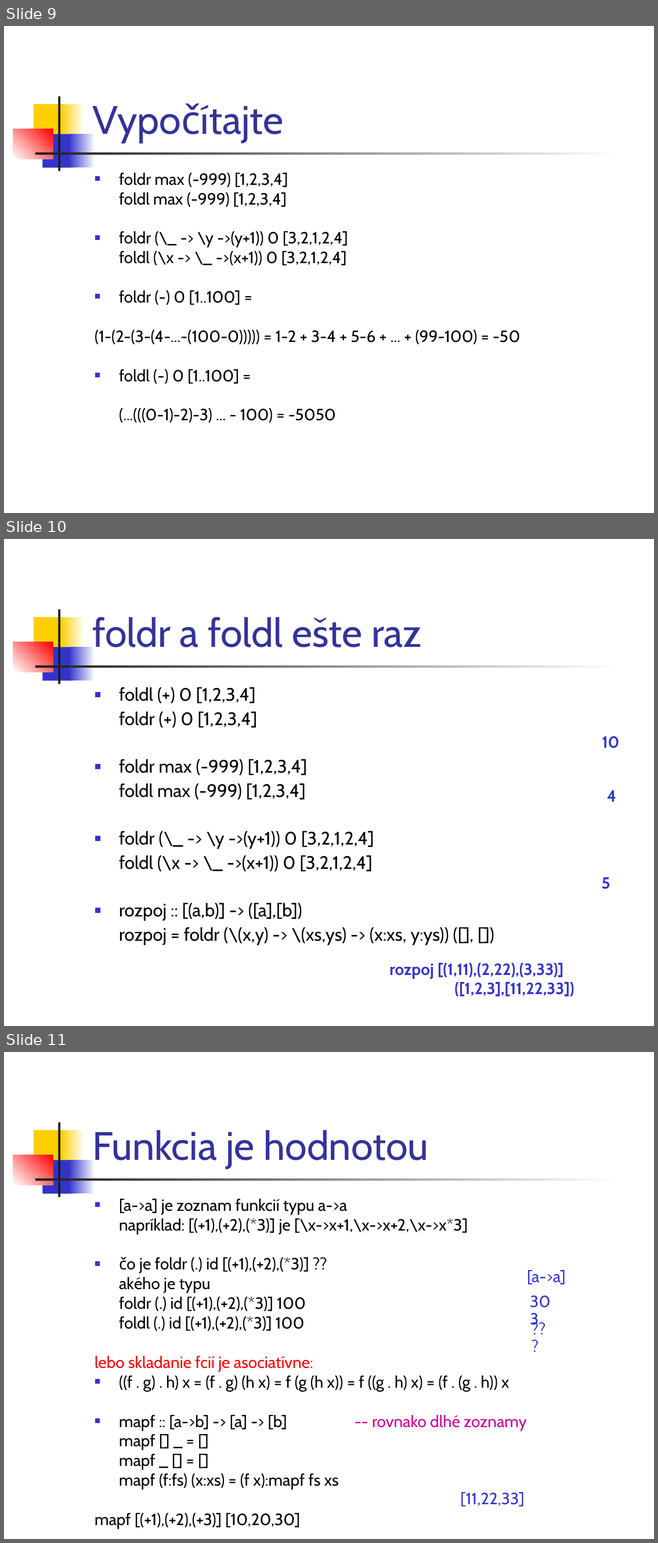
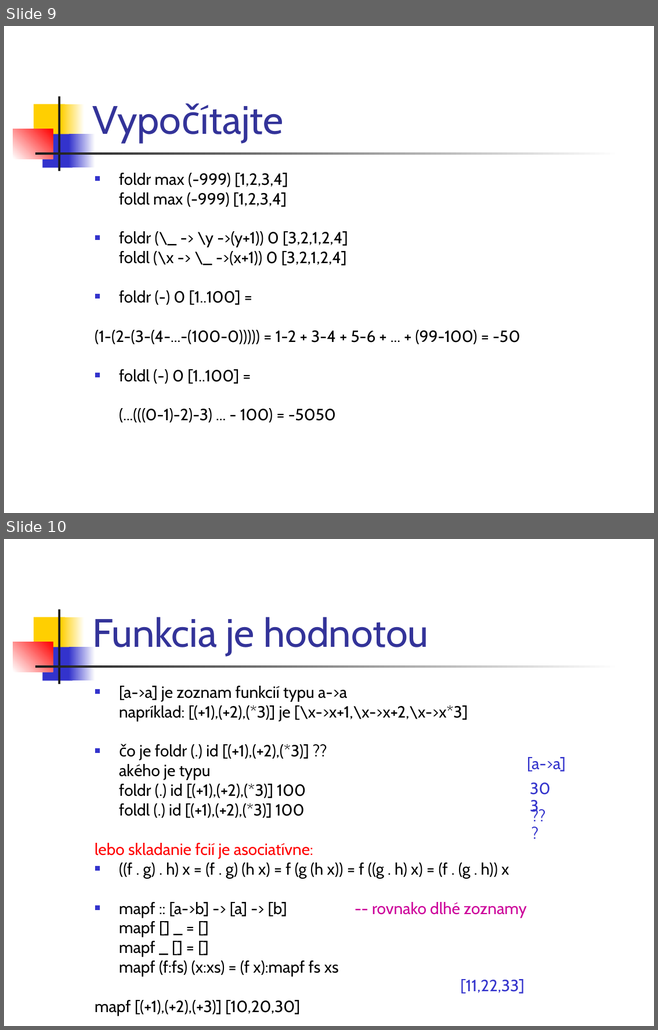
Before and after one commit to paradigmy/Prednasky, a slide deck: 08/funkcionalne3.ppt. Shown one above the other, each under a label of ours: slides 9, 10 and 11 before the commit, slides 9 and 10 after it. The pictures are 658x1543 and 658x1030 pixels, drawn with LibreOffice and Linux fonts; fonts in the diff are those of the drawing. Boxes give left, top, right and bottom in pixels: in the first picture for what was removed or moved away, otherwise in the second. Text is boxed around its words. In the diff, an @@ line names an element or a change of style, - is before the commit and + after.

```diff
--- a/08/funkcionalne3.ppt
+++ b/08/funkcionalne3.ppt
@@ slide 10 removed at box(4, 539, 654, 1026), background #FFFFFF; not listed: 7 template elements that a slide beside it also shows @@
@@ title removed at box(92, 617, 422, 647) @@
-foldr a foldl ešte raz
@@ text removed at box(119, 687, 449, 945) @@
-■ foldl (+) 0 [1,2,3,4]
-foldr (+) 0 [1,2,3,4]
-■ foldr max (-999) [1,2,3,4]
-foldl max (-999) [1,2,3,4]
-■ foldr (\_ -> \y ->(y+1)) 0 [3,2,1,2,4]
-foldl (\x -> \_ ->(x+1)) 0 [3,2,1,2,4]
-■ rozpoj :: [(a,b)] -> ([a],[b])
-rozpoj = foldr (\(x,y) -> \(xs,ys) -> (x:xs, y:ys)) ([], [])
@@ text removed at box(601, 736, 619, 748) @@
-10
@@ text removed at box(607, 790, 616, 802) @@
-4
@@ text removed at box(601, 877, 610, 889) @@
-5
@@ text removed at box(389, 963, 574, 997) @@
-rozpoj [(1,11),(2,22),(3,33)]
-([1,2,3],[11,22,33])
@@ what was slide 11 is now slide 10 @@
```
Also in this commit, not shown: 4 slides changed, 1 other slide removed, 1 other file.
